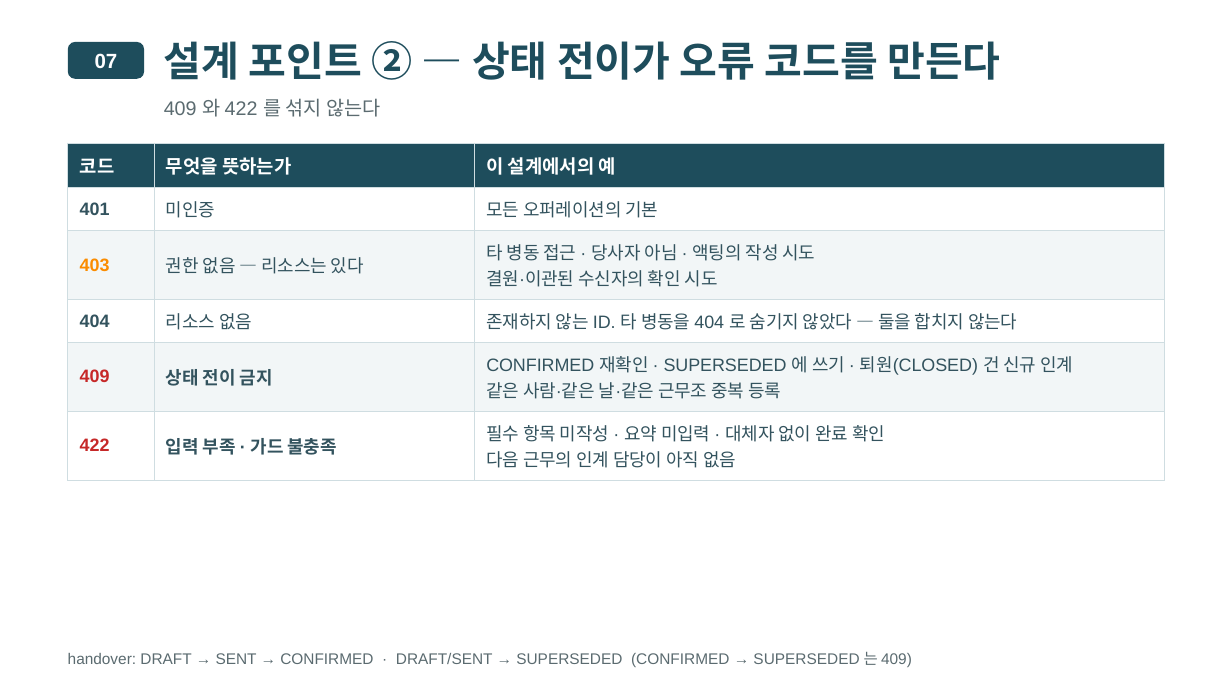
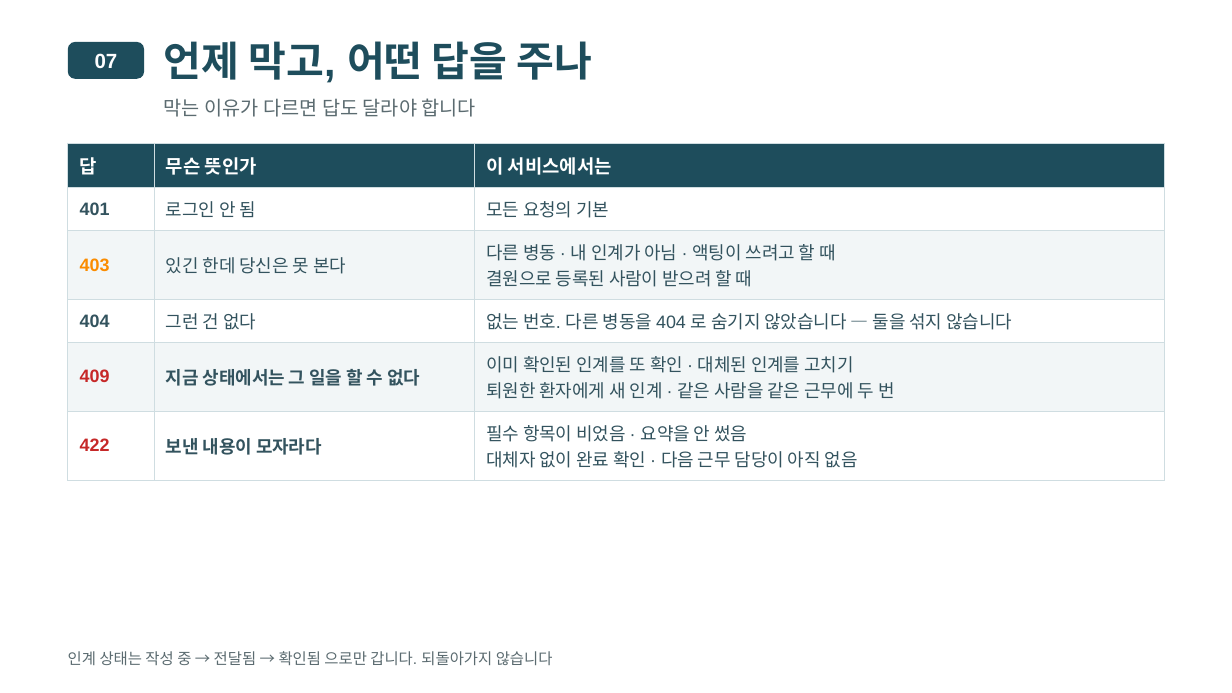
Before and after one commit to wodnjs2020136144/skala-webservice-mini, a slide deck: slide 32 of deliverables/10반_황재원_너와나의인계고리-개요.pptx (slide 26 before the commit). Drawn at 1232x693 pixels with LibreOffice and Linux fonts; fonts in the diff are those of the drawing. Boxes give left, top, right and bottom in pixels: in the first picture for what was removed or moved away, otherwise in the second. Text is boxed around its words. In the diff, an @@ line names an element or a change of style, - is before the commit and + after.

```diff
--- a/deliverables/10반_황재원_너와나의인계고리-개요.pptx
+++ b/deliverables/10반_황재원_너와나의인계고리-개요.pptx
@@ text at (164, 41, 593, 83): text changed @@
-설계 포인트 ② — 상태 전이가 오류 코드를 만든다
+언제 막고, 어떤 답을 주나
@@ text at (164, 98, 476, 117): text changed @@
-409 와 422 를 섞지 않는다
+막는 이유가 다르면 답도 달라야 합니다
@@ table at (68, 143, 1164, 472) @@
-row 1: 코드 | 무엇을 뜻하는가 | 이 설계에서의 예
+row 1: 답 | 무슨 뜻인가 | 이 서비스에서는
-row 2, column 2: 미인증
+row 2, column 2: 로그인 안 됨
-row 2, column 3: 모든 오퍼레이션의 기본
+row 2, column 3: 모든 요청의 기본
-row 3, column 2: 권한 없음 — 리소스는 있다
+row 3, column 2: 있긴 한데 당신은 못 본다
-row 3, column 3: 타 병동 접근 · 당사자 아님 · 액팅의 작성 시도 / 결원·이관된 수신자의 확인 시도
+row 3, column 3: 다른 병동 · 내 인계가 아님 · 액팅이 쓰려고 할 때 / 결원으로 등록된 사람이 받으려 할 때
-row 4, column 2: 리소스 없음
+row 4, column 2: 그런 건 없다
-row 4, column 3: 존재하지 않는 ID. 타 병동을 404 로 숨기지 않았다 — 둘을 합치지 않는다
+row 4, column 3: 없는 번호. 다른 병동을 404 로 숨기지 않았습니다 — 둘을 섞지 않습니다
-row 5, column 2: 상태 전이 금지
+row 5, column 2: 지금 상태에서는 그 일을 할 수 없다
-row 5, column 3: CONFIRMED 재확인 · SUPERSEDED 에 쓰기 · 퇴원(CLOSED) 건 신규 인계 / 같은 사람·같은 날·같은 근무조 중복 등록
+row 5, column 3: 이미 확인된 인계를 또 확인 · 대체된 인계를 고치기 / 퇴원한 환자에게 새 인계 · 같은 사람을 같은 근무에 두 번
-row 6, column 2: 입력 부족 · 가드 불충족
+row 6, column 2: 보낸 내용이 모자라다
-row 6, column 3: 필수 항목 미작성 · 요약 미입력 · 대체자 없이 완료 확인 / 다음 근무의 인계 담당이 아직 없음
+row 6, column 3: 필수 항목이 비었음 · 요약을 안 썼음 / 대체자 없이 완료 확인 · 다음 근무 담당이 아직 없음
@@ text at (68, 651, 553, 665): text changed @@
-handover: DRAFT → SENT → CONFIRMED · DRAFT/SENT → SUPERSEDED (CONFIRMED → SUPERSEDED 는 409)
+인계 상태는 작성 중 → 전달됨 → 확인됨 으로만 갑니다. 되돌아가지 않습니다
```
Also in this commit, not shown: 23 other slides changed, 10 slides added, 4 slides removed, 29 other files.
